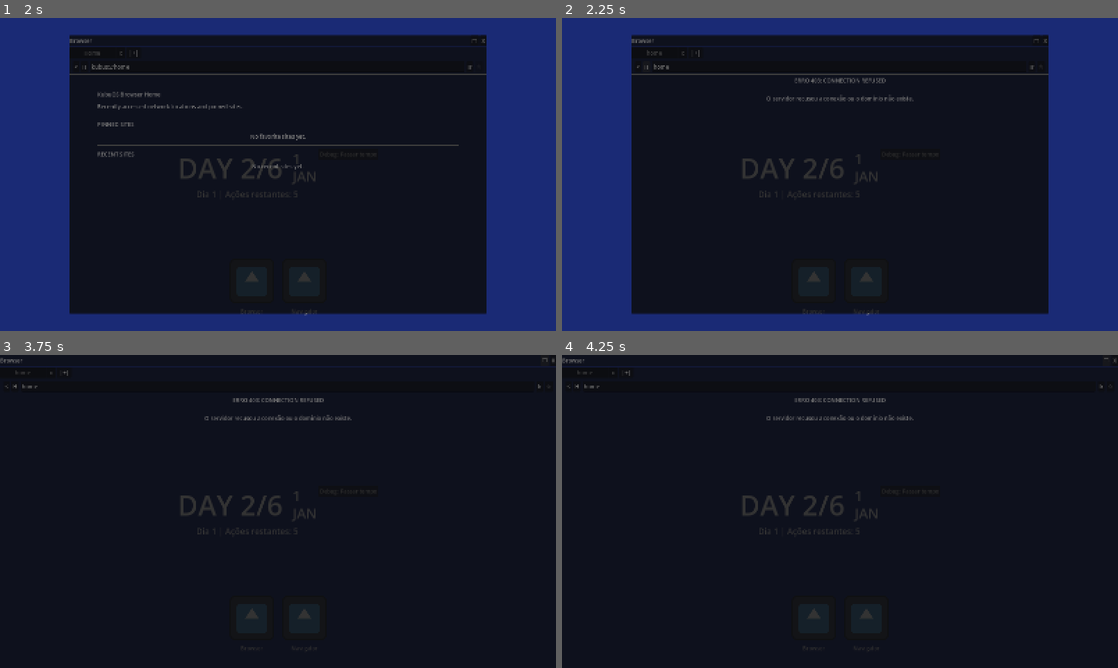
Above: before the commit, frames 1-4 (two rows, left to right).
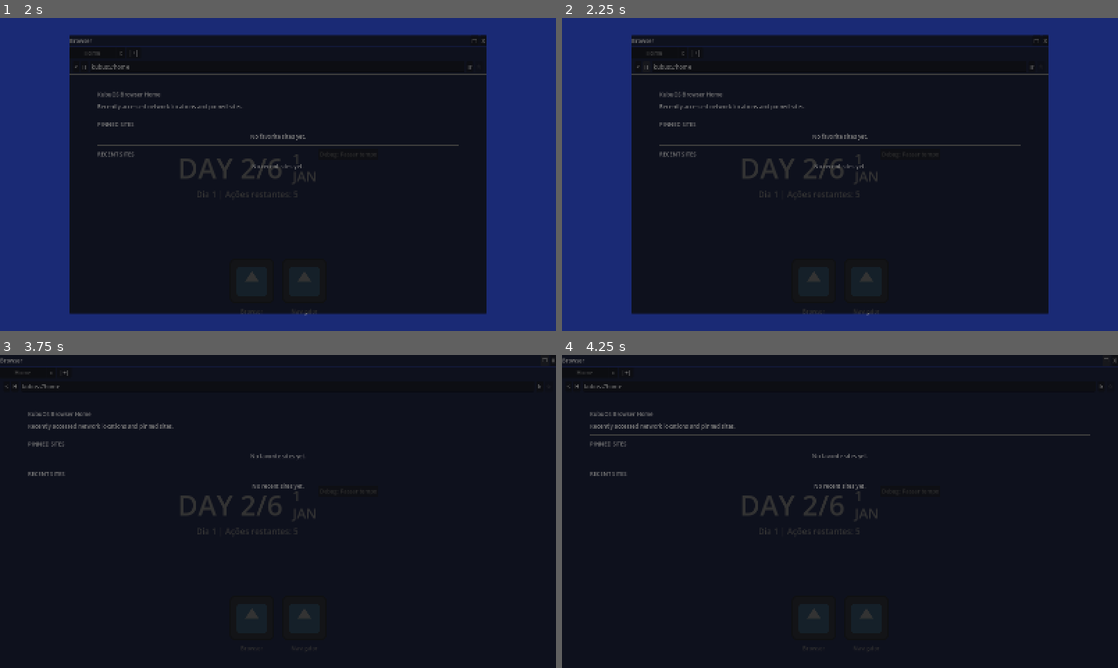
Above: after the commit, the same moments.

Repository: GYU-GAZE/NULL-NETWORK
Game: Godot game, scene res://core/main.tscn
Same seed, same stepped clock (60 frames per second), same inputs: the game is played once before the commit and once after it. The engine's default icon, where the game draws it, is replaced by a stand-in: a white triangle on a blue panel in a dark square.
Inputs:
- Up to frame 1 (2 s): click "Debug: Passar tempo" at 0.5 s; click "Browser" at 1.25 s
- Up to frame 2 (2.25 s): click "H" at 2 s
- Up to frame 3 (3.75 s): click "Navigator" at 2.75 s; click "□" at 3.5 s
- Up to frame 4 (4.25 s): no input

Frame 1 is identical in both runs. In frame 2, 1.2% of the frame differs, in the area x 15-83%, y 10-49%; in frame 3, 1.0%; in frame 4, 1.4%, in the area x 5-95%, y 9-44%.

Commit message:
Notification universal

Diff:
--- a/apps/browser/app_browser.tscn
+++ b/apps/browser/app_browser.tscn
@@ -68,7 +68,7 @@
 layout_mode = 2
 text = "H"
 script = ExtResource("4_kj561")
-target_url = "home"
+target_url = "kubus://home"
 
 [node name="UrlLineEdit" type="LineEdit" parent="MainVBox/AddressBarMargin/AddressBarHBox" unique_id=93702499]
 unique_name_in_owner = true
--- a/apps/browser/home/browser_home_app.tscn
+++ b/apps/browser/home/browser_home_app.tscn
@@ -1,6 +1,7 @@
 [gd_scene format=3 uid="uid://df710bluwtcbp"]
 
 [ext_resource type="Script" uid="uid://7b1im6w8fy41" path="res://apps/browser/home/browser_home_app.gd" id="1_i1hwu"]
+[ext_resource type="PackedScene" uid="uid://clrecf8xmiaol" path="res://apps/browser/home/browser_home_card.tscn" id="2_3gjt3"]
 
 [node name="BrowserHomeApp" type="Control" unique_id=1709414757]
 layout_mode = 3
@@ -10,6 +11,7 @@
 grow_horizontal = 2
 grow_vertical = 2
 script = ExtResource("1_i1hwu")
+site_card_scene = ExtResource("2_3gjt3")
 
 [node name="ScrollContainer" type="ScrollContainer" parent="." unique_id=421971853]
 layout_mode = 1
--- a/apps/browser/home/browser_home_card.tscn
+++ b/apps/browser/home/browser_home_card.tscn
@@ -9,28 +9,38 @@
 anchor_bottom = 1.0
 grow_horizontal = 2
 grow_vertical = 2
+size_flags_horizontal = 3
+size_flags_vertical = 3
 script = ExtResource("1_m25dy")
 
 [node name="MarginContainer" type="MarginContainer" parent="." unique_id=1137136891]
-layout_mode = 0
-offset_right = 40.0
-offset_bottom = 40.0
+layout_mode = 1
+anchors_preset = 15
+anchor_right = 1.0
+anchor_bottom = 1.0
+grow_horizontal = 2
+grow_vertical = 2
 
 [node name="HBoxContainer" type="HBoxContainer" parent="MarginContainer" unique_id=1662202334]
 layout_mode = 2
 
 [node name="FaviconRect" type="TextureRect" parent="MarginContainer/HBoxContainer" unique_id=1125443360]
+unique_name_in_owner = true
 custom_minimum_size = Vector2(16, 16)
 layout_mode = 2
 texture = ExtResource("2_y5j4e")
+stretch_mode = 2
 
 [node name="TextVBox" type="VBoxContainer" parent="MarginContainer/HBoxContainer" unique_id=1133184873]
 layout_mode = 2
+size_flags_horizontal = 3
 
 [node name="TitleLabel" type="Label" parent="MarginContainer/HBoxContainer/TextVBox" unique_id=205103573]
+unique_name_in_owner = true
 layout_mode = 2
 text = "Nome do Site"
 
 [node name="UrlLabel" type="Label" parent="MarginContainer/HBoxContainer/TextVBox" unique_id=412006410]
+unique_name_in_owner = true
 layout_mode = 2
 text = "linkdosite.com"
--- /dev/null
+++ b/apps/forum/forum_alert_card.gd
@@ -0,0 +1,56 @@
+extends Button
+class_name ForumAlertCard
+
+signal alert_selected(thread: ForumThread)
+
+@export var tooltip_template: String = "Open watched thread: {title}"
+
+@onready var category_label: Label = %CategoryLabel
+@onready var title_label: Label = %TitleLabel
+@onready var message_label: Label = %MessageLabel
+@onready var meta_label: Label = %MetaLabel
+
+var thread_data: ThreadButtonData
+var thread_ref: ForumThread
+
+
+func setup(data: ThreadButtonData) -> void:
+	thread_data = data
+
+	if thread_data == null or thread_data.thread_ref == null:
+		disabled = true
+		category_label.text = "???"
+		title_label.text = "Missing thread"
+		message_label.text = ""
+		meta_label.text = ""
+		return
+
+	thread_ref = thread_data.thread_ref
+	disabled = false
+
+	var clean_title: String = "%s %s" % [
+		thread_ref.get_thread_label_text(),
+		thread_ref.thread_title
+	]
+	clean_title = clean_title.strip_edges()
+
+	category_label.text = thread_ref.get_category_icon_text()
+	title_label.text = clean_title
+	message_label.text = thread_ref.get_watched_notification_message()
+	meta_label.text = "Last reply: %s — %s" % [
+		thread_ref.get_last_reply_author(),
+		thread_ref.get_last_reply_time_label()
+	]
+
+	tooltip_text = tooltip_template.replace("{title}", clean_title).replace("{thread_id}", thread_ref.thread_id)
+	mouse_default_cursor_shape = Control.CURSOR_POINTING_HAND
+
+	if not pressed.is_connected(_on_pressed):
+		pressed.connect(_on_pressed)
+
+
+func _on_pressed() -> void:
+	if thread_ref == null:
+		return
+
+	alert_selected.emit(thread_ref)
--- /dev/null
+++ b/apps/forum/forum_alert_card.tscn
@@ -0,0 +1,48 @@
+[gd_scene format=3 uid="uid://bsmlmh5xi4r03"]
+
+[node name="ForumAlertCard" type="Button" unique_id=816212624]
+anchors_preset = 15
+anchor_right = 1.0
+anchor_bottom = 1.0
+grow_horizontal = 2
+grow_vertical = 2
+mouse_default_cursor_shape = 2
+clip_text = true
+
+[node name="MarginContainer" type="MarginContainer" parent="." unique_id=1042352610]
+layout_mode = 0
+offset_right = 40.0
+offset_bottom = 40.0
+theme_override_constants/margin_left = 12
+theme_override_constants/margin_top = 8
+theme_override_constants/margin_right = 12
+theme_override_constants/margin_bottom = 8
+
+[node name="HBoxContainer" type="HBoxContainer" parent="MarginContainer" unique_id=1955492659]
+layout_mode = 2
+
+[node name="CategoryLabel" type="Label" parent="MarginContainer/HBoxContainer" unique_id=356245103]
+unique_name_in_owner = true
+custom_minimum_size = Vector2(42, 0)
+layout_mode = 2
+text = "RMR"
+horizontal_alignment = 1
+
+[node name="TextVBox" type="VBoxContainer" parent="MarginContainer/HBoxContainer" unique_id=618400871]
+layout_mode = 2
+
+[node name="TitleLabel" type="Label" parent="MarginContainer/HBoxContainer/TextVBox" unique_id=1686085458]
+unique_name_in_owner = true
+layout_mode = 2
+text = "IS TENYA ALIVE?"
+clip_text = true
+
+[node name="MessageLabel" type="Label" parent="MarginContainer/HBoxContainer/TextVBox" unique_id=1910002784]
+unique_name_in_owner = true
+layout_mode = 2
+text = "Someone replied to this watched thread."
+
+[node name="MetaLabel" type="Label" parent="MarginContainer/HBoxContainer/TextVBox" unique_id=443652587]
+unique_name_in_owner = true
+layout_mode = 2
+text = "Last reply: Ganbarekun - Today, 12PM"
--- a/apps/forum/forum_app.gd
+++ b/apps/forum/forum_app.gd
@@ -16,6 +16,7 @@
 @export var thread_list: Array[ThreadButtonData] = []
 @export var post_ui_scene: PackedScene
 @export var thread_row_scene: PackedScene
+@export var alert_card_scene: PackedScene
 
 @export_category("Routing")
 @export var forum_home_url: String = "null.net/forums"
@@ -73,8 +74,6 @@
 var current_filter: ForumViewFilter = ForumViewFilter.TRENDING
 var current_search_query: String = ""
 
-var notified_watch_alert_signatures: Dictionary = {}
-
 
 func _ready() -> void:
 	_reload_folder_threads()
@@ -96,6 +95,9 @@
 
 	if not GameState.game_state_changed.is_connected(_on_game_state_changed):
 		GameState.game_state_changed.connect(_on_game_state_changed)
+
+	if not ForumThreadWatcher.watched_alerts_changed.is_connected(_on_watched_alerts_changed):
+		ForumThreadWatcher.watched_alerts_changed.connect(_on_watched_alerts_changed)
 
 
 func _reload_folder_threads() -> void:
@@ -377,6 +379,29 @@
 	var separator: HSeparator = HSeparator.new()
 	thread_list_container.add_child(separator)
 
+func _add_alert_card(data: ThreadButtonData) -> void:
+	if alert_card_scene == null:
+		push_error("ForumApp: alert_card_scene não configurada.")
+		return
+
+	var instance: Node = alert_card_scene.instantiate()
+
+	if instance == null:
+		push_error("ForumApp: alert_card_scene.instantiate() retornou null.")
+		return
+
+	if not instance is ForumAlertCard:
+		push_error("ForumApp: alert_card_scene precisa ter root ForumAlertCard.")
+		instance.queue_free()
+		return
+
+	var card: ForumAlertCard = instance as ForumAlertCard
+	alerts_page.add_child(card)
+
+	card.setup(data)
+	card.alert_selected.connect(_open_thread)
+
+	alerts_page.add_child(HSeparator.new())
 
 func _refresh_filter_buttons() -> void:
 	trending_btn.button_pressed = current_filter == ForumViewFilter.TRENDING
@@ -573,67 +598,17 @@
 		return
 
 	for data in alert_threads:
-		var thread: ForumThread = data.thread_ref
-
-		var alert_btn: Button = Button.new()
-		alert_btn.alignment = HORIZONTAL_ALIGNMENT_LEFT
-		alert_btn.size_flags_horizontal = Control.SIZE_EXPAND_FILL
-		alert_btn.text = "! %s %s\nLast reply: %s — %s" % [
-			thread.get_thread_label_text(),
-			thread.thread_title,
-			thread.get_last_reply_author(),
-			thread.get_last_reply_time_label()
-		]
-		alert_btn.pressed.connect(_open_thread.bind(thread))
-		alerts_page.add_child(alert_btn)
-
-		alerts_page.add_child(HSeparator.new())
-
+		_add_alert_card(data)
 
 func _get_alert_threads() -> Array[ThreadButtonData]:
-	var result: Array[ThreadButtonData] = []
-
-	for data in _get_all_thread_data():
-		if data == null or data.thread_ref == null:
-			continue
-
-		if not data.is_visible():
-			continue
-
-		if data.is_archived():
-			continue
-
-		if not _is_category_visible(data.thread_ref.thread_category):
-			continue
-
-		GameState.sync_thread_read_state(
-			data.thread_ref.thread_id,
-			data.thread_ref.get_visibility_signature()
-		)
-
-		if _thread_has_pending_watch_alert(data.thread_ref):
-			result.append(data)
-
-	result.sort_custom(_sort_threads)
-	return result
-
-
-func _thread_has_pending_watch_alert(thread: ForumThread) -> bool:
-	if thread == null:
-		return false
-
-	if not thread.has_unread_content():
-		return false
-
-	return GameState.is_thread_watched(thread.thread_id)
-
+	return ForumThreadWatcher.get_alert_thread_data()
 
 func _refresh_alerts_badge() -> void:
 	if not show_alerts_navigation:
 		alerts_notification_badge.visible = false
 		return
 
-	var has_alerts: bool = not _get_alert_threads().is_empty()
+	var has_alerts: bool = ForumThreadWatcher.has_pending_alerts()
 	alerts_notification_badge.visible = has_alerts
 
 	if not has_alerts:
@@ -721,15 +696,7 @@
 			thread.get_visibility_signature()
 		)
 
-		if not _thread_has_pending_watch_alert(thread):
-			continue
-
 		var notification_key: String = _get_watch_notification_key(thread)
-
-		if notified_watch_alert_signatures.has(notification_key):
-			continue
-
-		notified_watch_alert_signatures[notification_key] = true
 
 		UniversalNotifications.push(
 			thread.get_watched_notification_title(),
@@ -754,7 +721,6 @@
 		_auto_watch_visible_threads()
 
 	_refresh_thread_list()
-	_notify_new_watched_thread_alerts()
 	_refresh_alerts_badge()
 
 	if current_mode == "alerts":
@@ -872,3 +838,9 @@
 	_show_thread_list_page()
 	_refresh_thread_list()
 	_refresh_alerts_badge()
+
+func _on_watched_alerts_changed() -> void:
+	_refresh_alerts_badge()
+
+	if current_mode == "alerts":
+		_rebuild_alerts_page()
--- a/apps/forum/forum_app.tscn
+++ b/apps/forum/forum_app.tscn
@@ -2,6 +2,7 @@
 
 [ext_resource type="Script" uid="uid://bxkoo8h0n8e23" path="res://apps/forum/forum_app.gd" id="1_goqfn"]
 [ext_resource type="PackedScene" uid="uid://c1eml51sqyj5c" path="res://apps/forum/forum_post_ui.tscn" id="4_2d478"]
+[ext_resource type="PackedScene" uid="uid://bsmlmh5xi4r03" path="res://apps/forum/forum_alert_card.tscn" id="4_jseev"]
 [ext_resource type="PackedScene" uid="uid://v0ask2g51gcm" path="res://apps/forum/forum_thread_row_ui.tscn" id="5_jseev"]
 [ext_resource type="Script" uid="uid://cfjvy337iobbp" path="res://apps/browser/site_action_button.gd" id="6_chltv"]
 
@@ -15,6 +16,7 @@
 script = ExtResource("1_goqfn")
 post_ui_scene = ExtResource("4_2d478")
 thread_row_scene = ExtResource("5_jseev")
+alert_card_scene = ExtResource("4_jseev")
 
 [node name="MasterScroll" type="ScrollContainer" parent="." unique_id=1604201622]
 unique_name_in_owner = true
--- /dev/null
+++ b/core/autoloads/forum_thread_watcher.gd
@@ -0,0 +1,156 @@
+extends Node
+
+signal watched_alerts_changed
+
+var notified_watch_alert_signatures: Dictionary = {}
+
+
+func _ready() -> void:
+	if not GlobalSignals.time_advanced.is_connected(_on_time_advanced):
+		GlobalSignals.time_advanced.connect(_on_time_advanced)
+
+	call_deferred("refresh_watched_threads", false)
+
+
+func _on_time_advanced(_period: int, _days_passed: int, _calendar_day: int, _calendar_month: String) -> void:
+	refresh_watched_threads(true)
+
+
+func refresh_watched_threads(send_notifications: bool = true) -> void:
+	ForumThreadDatabase.reload_threads()
+
+	var changed_alerts: bool = false
+
+	for data in ForumThreadDatabase.get_all_thread_data():
+		if data == null:
+			continue
+
+		if data.thread_ref == null:
+			continue
+
+		if not _should_track_thread(data):
+			continue
+
+		var thread: ForumThread = data.thread_ref
+		var current_signature: String = thread.get_visibility_signature()
+		var previous_signature: String = GameState.get_thread_visibility_signature(thread.thread_id)
+
+		if current_signature.is_empty():
+			continue
+
+		var should_notify_for_signature: bool = (
+			send_notifications
+			and not previous_signature.is_empty()
+			and previous_signature != current_signature
+		)
+
+		GameState.sync_thread_read_state(thread.thread_id, current_signature)
+
+		if not _thread_has_pending_watch_alert(thread):
+			continue
+
+		changed_alerts = true
+
+		if not should_notify_for_signature:
+			continue
+
+		var notification_key: String = _get_watch_notification_key(thread)
+
+		if notified_watch_alert_signatures.has(notification_key):
+			continue
+
+		notified_watch_alert_signatures[notification_key] = true
+
+		UniversalNotifications.push(
+			thread.get_watched_notification_title(),
+			thread.get_watched_notification_message()
+		)
+
+	if changed_alerts:
+		watched_alerts_changed.emit()
+
+
+func get_alert_thread_data() -> Array[ThreadButtonData]:
+	var result: Array[ThreadButtonData] = []
+
+	for data in ForumThreadDatabase.get_all_thread_data():
+		if data == null:
+			continue
+
+		if data.thread_ref == null:
+			continue
+
+		if not _should_track_thread(data):
+			continue
+
+		if not _thread_has_pending_watch_alert(data.thread_ref):
+			continue
+
+		result.append(data)
+
+	result.sort_custom(_sort_thread_data)
+	return result
+
+
+func has_pending_alerts() -> bool:
+	return not get_alert_thread_data().is_empty()
+
+
+func _should_track_thread(data: ThreadButtonData) -> bool:
+	if data == null:
+		return false
+
+	if data.thread_ref == null:
+		return false
+
+	var thread: ForumThread = data.thread_ref
+
+	if thread.thread_id.strip_edges().is_empty():
+		return false
+
+	if not data.is_visible():
+		return false
+
+	if data.is_archived():
+		return false
+
+	if thread.get_visible_posts().is_empty():
+		return false
+
+	return GameState.is_thread_watched(thread.thread_id)
+
+
+func _thread_has_pending_watch_alert(thread: ForumThread) -> bool:
+	if thread == null:
+		return false
+
+	if not GameState.is_thread_watched(thread.thread_id):
+		return false
+
+	return thread.has_unread_content()
+
+
+func _get_watch_notification_key(thread: ForumThread) -> String:
+	if thread == null:
+		return ""
+
+	return "%s::%s" % [
+		thread.thread_id,
+		thread.get_visibility_signature()
+	]
+
+
+func _sort_thread_data(a: ThreadButtonData, b: ThreadButtonData) -> bool:
+	if a == null or a.thread_ref == null:
+		return false
+
+	if b == null or b.thread_ref == null:
+		return true
+
+	if a.is_pinned() != b.is_pinned():
+		return a.is_pinned()
+
+	if a.thread_ref.popularity_score != b.thread_ref.popularity_score:
+		return a.thread_ref.popularity_score > b.thread_ref.popularity_score
+
+	return a.get_release_action_index() > b.get_release_action_index()
--- a/project.godot
+++ b/project.godot
@@ -30,6 +30,7 @@
 UniversalNotifications="*uid://76i2tpbcma6u"
 UniversalAlerts="*uid://c0hyybnt1hst3"
 ForumThreadDatabase="*uid://bpdyhjd4pvl84"
+ForumThreadWatcher="*uid://dr6lhsur8ec0t"
 
 [display]
 
Not shown, added: apps/forum/forum_alert_card.gd.uid
Not shown, added: core/autoloads/forum_thread_watcher.gd.uid
